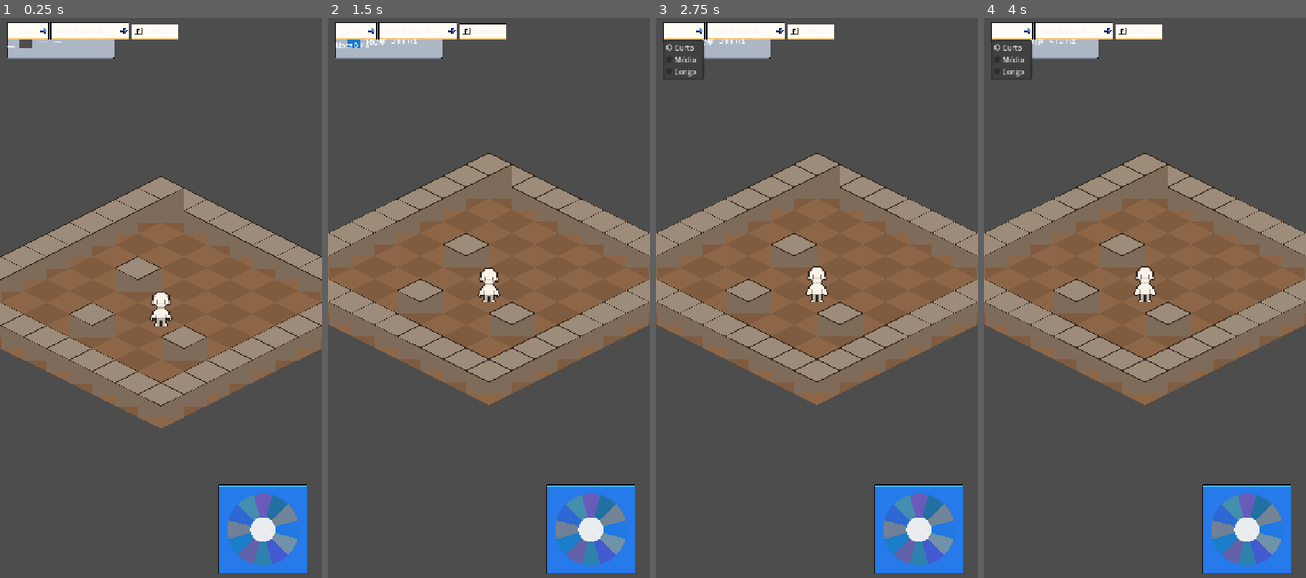
Above: before the commit, frames 1-4 (left to right).
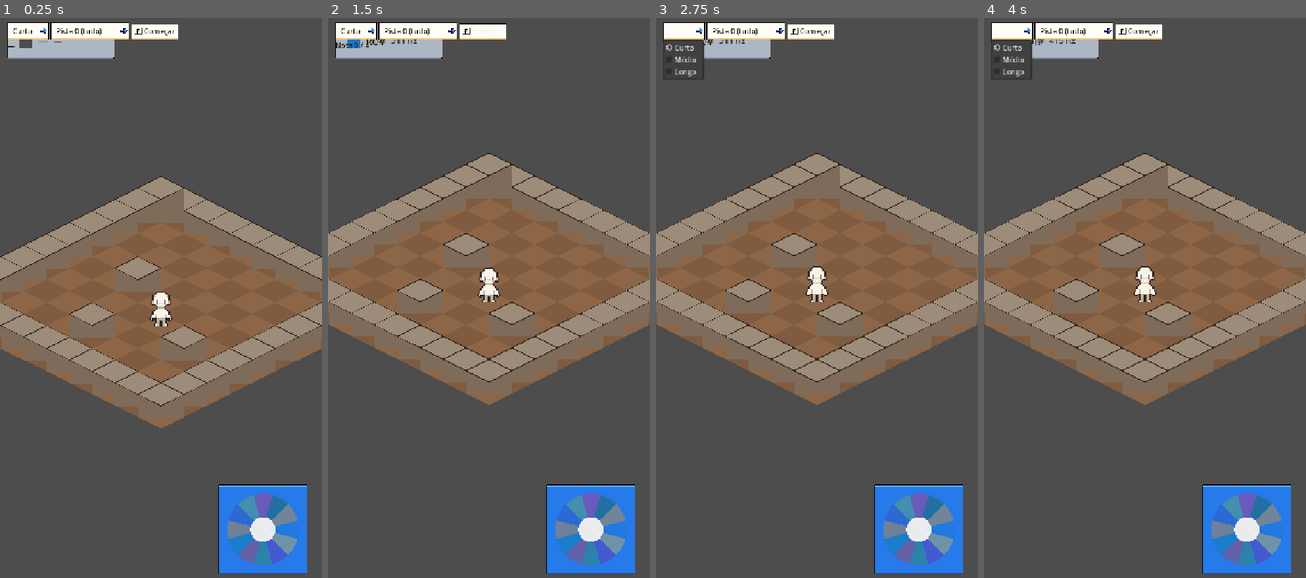
Above: after the commit, the same moments.

Repository: JDaniloC/BlindTuner
Game: Godot game, scene res://scenes/Playground.tscn
Same seed, same stepped clock (60 frames per second), same inputs: the game is played once before the commit and once after it.
Inputs:
- Up to frame 1 (0.25 s): no input
- Up to frame 2 (1.5 s): click "Começar" at 0.5 s; click "Começar" at 1.25 s
- Up to frame 3 (2.75 s): click "Curto" at 2 s
- Up to frame 4 (4 s): click "Pista 0 (tudo)" at 2.75 s; click "Curto" at 3.5 s

The runs differ from the first frame. In frame 1, 0.2% of the frame differs, in the area x 2-55%, y 1-6%; in frame 2, 0.2%, in the area x 2-32%, y 1-6%; in frame 3, 0.2%; in frame 4, 0.2%.

Commit message:
feat(godot): font_color escuro no tema (legibilidade)
Button/OptionButton/Label = Color(0.16,0.13,0.10); .tres regenerado.

Co-Authored-By: Claude Opus 4.7 <noreply@anthropic.com>

Diff:
--- a/godot/assets/ui/blindtuner_theme.tres
+++ b/godot/assets/ui/blindtuner_theme.tres
@@ -51,12 +51,13 @@
 texture_margin_bottom = 16.0
 
 [resource]
-Button/colors/font_color = Color(0.96, 0.96, 0.96, 1)
+Button/colors/font_color = Color(0.16, 0.13, 0.1, 1)
 Button/styles/disabled = SubResource("StyleBoxTexture_vx6gt")
 Button/styles/hover = SubResource("StyleBoxTexture_y1pw3")
 Button/styles/normal = SubResource("StyleBoxTexture_as3fp")
 Button/styles/pressed = SubResource("StyleBoxTexture_gl763")
-OptionButton/colors/font_color = Color(0.96, 0.96, 0.96, 1)
+Label/colors/font_color = Color(0.16, 0.13, 0.1, 1)
+OptionButton/colors/font_color = Color(0.16, 0.13, 0.1, 1)
 OptionButton/icons/arrow = ExtResource("5_pcrp7")
 OptionButton/styles/disabled = SubResource("StyleBoxTexture_p4i54")
 OptionButton/styles/focus = SubResource("StyleBoxTexture_p4i54")
--- a/godot/tests/test_ui_theme.gd
+++ b/godot/tests/test_ui_theme.gd
@@ -48,3 +48,10 @@
 	assert_not_null(f, "Joystick deve ter um nó Frame")
 	assert_true(f is NinePatchRect, "Frame deve ser NinePatchRect")
 	assert_eq(f.mouse_filter, Control.MOUSE_FILTER_IGNORE, "Frame não pode capturar input")
+
+func test_theme_font_color_is_dark():
+	for ty in ["Button", "OptionButton", "Label"]:
+		assert_true(t.has_color("font_color", ty), "%s/font_color definido" % ty)
+		var c: Color = t.get_color("font_color", ty)
+		assert_true(c.get_luminance() < 0.5, "%s/font_color deve ser escuro" % ty)
+		assert_eq(c, Color(0.16, 0.13, 0.10), "%s/font_color valor exato" % ty)
--- a/godot/tools/build_ui_theme.gd
+++ b/godot/tools/build_ui_theme.gd
@@ -4,6 +4,7 @@
 
 func _init() -> void:
 	var base := "res://assets/ui/flat/"
+	var dark := Color(0.16, 0.13, 0.10)
 	var theme := Theme.new()
 
 	var btn := {
@@ -17,7 +18,7 @@
 		sb.texture = load(base + btn[state])
 		sb.set_texture_margin_all(8.0)
 		theme.set_stylebox(state, "Button", sb)
-	theme.set_color("font_color", "Button", Color(0.96, 0.96, 0.96))
+	theme.set_color("font_color", "Button", dark)
 
 	var opt_sb := StyleBoxTexture.new()
 	opt_sb.texture = load(base + "UI_Flat_InputField01a.png")
@@ -28,12 +29,14 @@
 	for state in ["normal", "hover", "pressed", "disabled", "focus"]:
 		theme.set_stylebox(state, "OptionButton", opt_sb)
 	theme.set_icon("arrow", "OptionButton", load(base + "UI_Flat_IconArrow01a.png"))
-	theme.set_color("font_color", "OptionButton", Color(0.96, 0.96, 0.96))
+	theme.set_color("font_color", "OptionButton", dark)
 
 	var panel_sb := StyleBoxTexture.new()
 	panel_sb.texture = load(base + "UI_Flat_Frame01a.png")
 	panel_sb.set_texture_margin_all(16.0)
 	theme.set_stylebox("panel", "PanelContainer", panel_sb)
+
+	theme.set_color("font_color", "Label", dark)
 
 	var err := ResourceSaver.save(theme, "res://assets/ui/blindtuner_theme.tres")
 	if err != OK:
